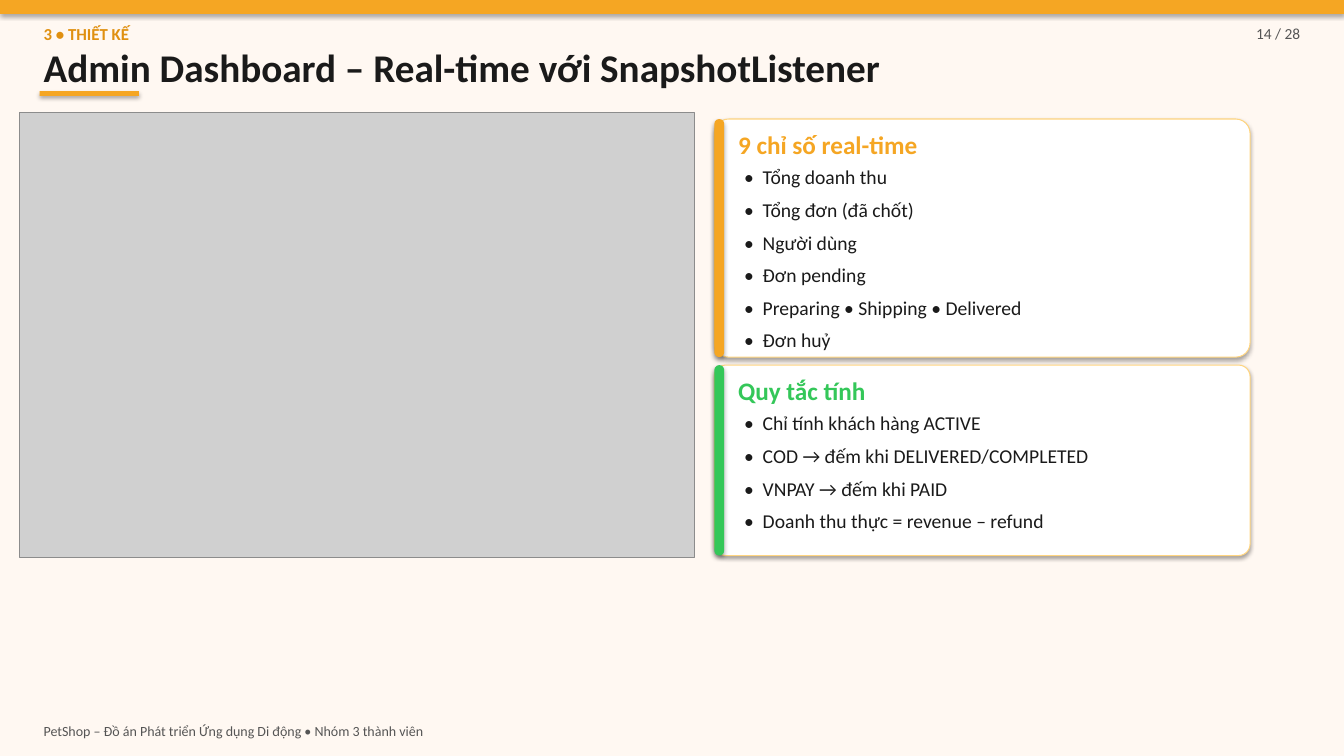
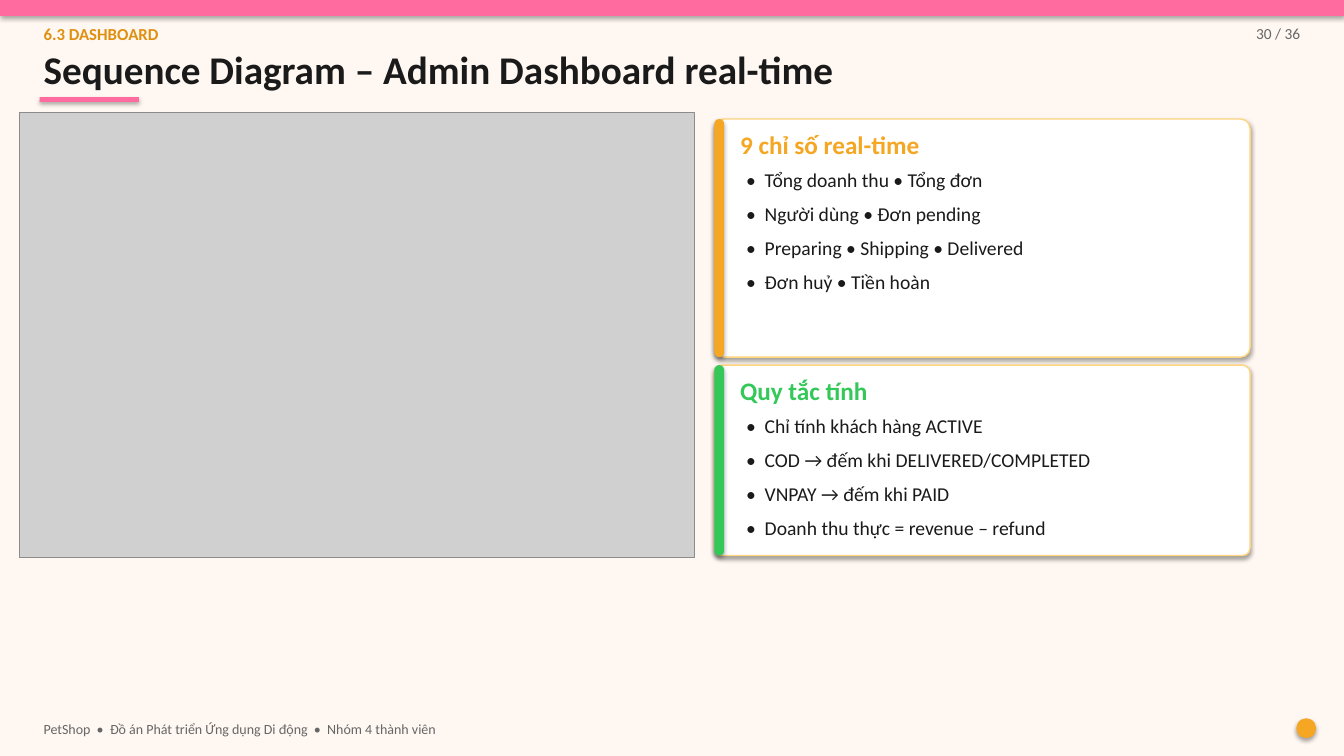
Before and after one commit to DaoTrucMai/Pet-Shop, a slide deck: slide 30 of docs/BAO_CAO_SLIDES.pptx (slide 14 before the commit). Drawn at 1344x756 pixels with LibreOffice and Linux fonts; fonts in the diff are those of the drawing; grey boxes stand for pictures. Boxes give left, top, right and bottom in pixels: in the first picture for what was removed or moved away, otherwise in the second. Text is boxed around its words. In the diff, an @@ line names an element or a change of style, - is before the commit and + after.

```diff
--- a/docs/BAO_CAO_SLIDES.pptx
+++ b/docs/BAO_CAO_SLIDES.pptx
@@ rectangle at (x1=0, y1=0, x2=1344, y2=16): fill #F5A623 to #FF6B9E @@
@@ text at (x1=44, y1=28, x2=159, y2=40): text changed @@
-3 • THIẾT KẾ
+6.3 DASHBOARD
@@ text at (x1=1256, y1=28, x2=1301, y2=39): text changed; text colour #555555 to #666666 @@
-14 / 28
+30 / 36
@@ text at (x1=44, y1=56, x2=834, y2=91): text changed @@
-Admin Dashboard – Real-time với SnapshotListener
+Sequence Diagram – Admin Dashboard real-time
@@ rectangle at (x1=39, y1=97, x2=138, y2=102): fill #F5A623 to #FF6B9E @@
@@ rectangle moved from (x1=39, y1=92, x2=138, y2=97) to (x1=39, y1=97, x2=138, y2=102) @@
@@ rounded rectangle at (x1=715, y1=119, x2=1250, y2=357): outline #FFD580 0.75 pt to #FFD580 1 pt; proportions changed @@
@@ text at (x1=765, y1=172, x2=982, y2=225): text changed @@
-• Tổng doanh thu
-• Tổng đơn (đã chốt)
-• Người dùng
-• Đơn pending
+• Tổng doanh thu • Tổng đơn
+• Người dùng • Đơn pending
@@ text at (x1=765, y1=241, x2=1023, y2=259): line spacing 1.15 to 1.2 @@
@@ text at (x1=765, y1=274, x2=930, y2=292): text changed @@
-• Đơn huỷ
-• Tiền hoàn
+• Đơn huỷ • Tiền hoàn
@@ rounded rectangle at (x1=715, y1=365, x2=1250, y2=556): outline #FFD580 0.75 pt to #FFD580 1 pt; proportions changed @@
@@ text "• Chỉ tính khách hàng ..." at (x1=765, y1=419, x2=1091, y2=539): line spacing 1.15 to 1.2 @@
@@ ellipse added at (x1=1297, y1=719, x2=1317, y2=739), fill #F5A623 @@
@@ text at (x1=44, y1=722, x2=436, y2=737): text changed; text colour #555555 to #666666 @@
-PetShop – Đồ án Phát triển Ứng dụng Di động • Nhóm 3 thành viên
+PetShop • Đồ án Phát triển Ứng dụng Di động • Nhóm 4 thành viên
```
Also in this commit, not shown: 17 other slides changed, 19 slides added, 10 slides removed, 26 other files.
